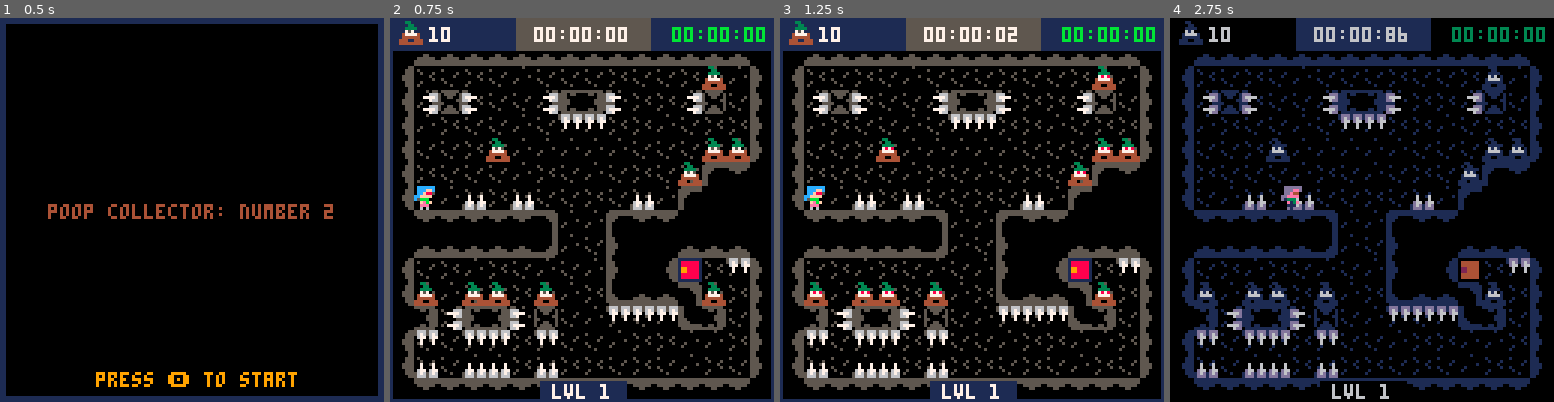
Above: before the commit, frames 1-4 (left to right).
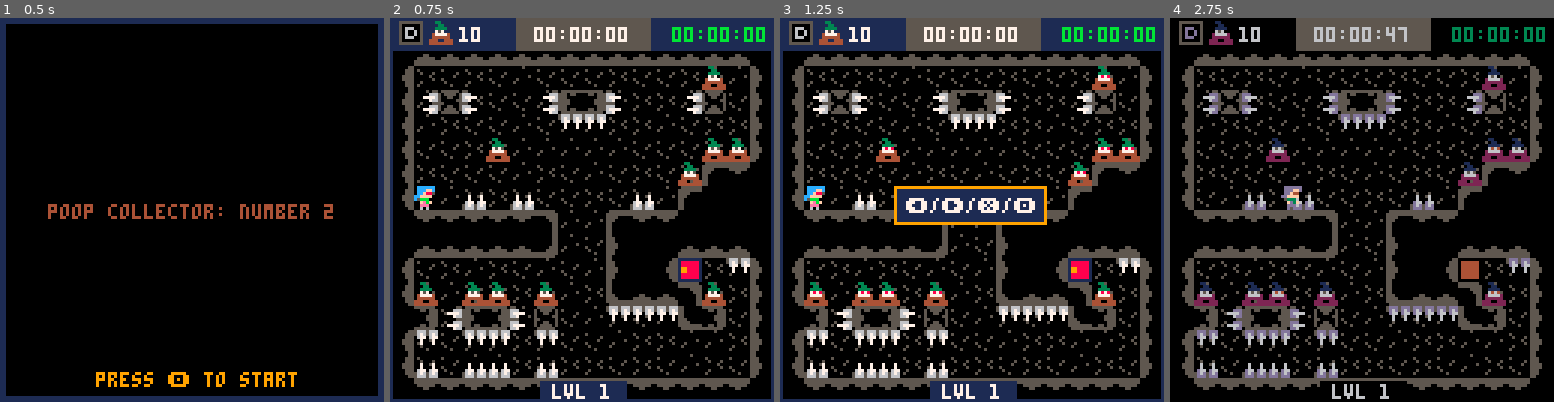
Above: after the commit, the same moments.

Repository: odinn1984/PICO8-Poop-Collector-2
Game: PICO-8 cartridge poop-collector-2.p8
Two runs of this game, one before a commit and one after it. Both use one fixed random seed, a clock stepped at 60 frames per second and the inputs below.
Inputs:
- Up to frame 1 (0.5 s): tap X (X key) at 0.33 s
- Up to frame 2 (0.75 s): tap O (Z key) at 0.7 s
- Up to frame 3 (1.25 s): tap X (X key) at 1.07 s
- Up to frame 4 (2.75 s): hold Right 1.6-2.1 s; tap O (Z key) at 1.7, 2.1, 2.5 s; tap X (X key) at 1.85 s; hold Up 2.15-2.42 s; hold Right from 2.47 s (still down)

Frame 1 is identical in both runs. In frame 2, 0.8% of the frame differs, in the area x 2-24%, y 0-8%; in frame 3, 4.8%; in frame 4, 23%, in the area x 2-97%, y 0-97%.

Commit message:
fix: some minor adjustments and improvements
- Make the poops a bit more random in animation
- Add dash indicator to HUD
- Show restart menu items only when relevant
- Prompt for movement when level starts
- First time a level starts time doesn't start until moving

Diff:
--- a/poop-collector-2.p8
+++ b/poop-collector-2.p8
@@ -38,14 +38,14 @@
 #include src/main.lua
 
 __gfx__
-0000000005555555555555555555555005555550111111111111111100000000000000005555555555555555003300000033000000000000004aa40000000000
-0000000055555555555555555555555555555555188888811bbbbbb10000000000000000544444455999999500033000000330000000000000a00a0000000000
-0070070055550000055555500000555555555555188888811bbbbbb10000000000000000546664455966699500333300003333000000000000a00a0000000000
-0007700055500000000550000000055550055005199888811aabbbb100000000000000005464464559699695007570000078780000000000004aa40000700070
-0007700055000000000000000000005555000055199888811aabbbb100000000000000005464464559699695047777400477774000000000000a000000700070
-0070070055000000000000000000005555000055188888811bbbbbb1000000000000000054666445596669950444444004444440000000000009900006770677
-0000000055000000000000000000005550000005188888811bbbbbb100000000000000005444444559999995444004444440044400000000000a000056765676
-00000000550000000000000000000055500000051111111111111111000000000000000055555555555555554444444444444444000000000009900056665666
+0000000005555555555555555555555005555550111111111111111100000000555555555555555555555555003300000033000000000000004aa40000000000
+0000000055555555555555555555555555555555188888811bbbbbb10000000050000005544444455999999500033000000330000000000000a00a0000000000
+0070070055550000055555500000555555555555188888811bbbbbb10000000050666005546664455966699500333300003333000000000000a00a0000000000
+0007700055500000000550000000055550055005199888811aabbbb100000000506006055464464559699695007570000078780000000000004aa40000700070
+0007700055000000000000000000005555000055199888811aabbbb100000000506006055464464559699695047777400477774000000000000a000000700070
+0070070055000000000000000000005555000055188888811bbbbbb1000000005066600554666445596669950444444004444440000000000009900006770677
+0000000055000000000000000000005550000005188888811bbbbbb100000000500000055444444559999995444004444440044400000000000a000056765676
+00000000550000000000000000000055500000051111111111111111000000005555555555555555555555554444444444444444000000000009900056665666
 00005000550000000000000000000055500000050000000000000000000000000000000000000000000000000066660000666000000000000000000055000000
 00000000555000000000000000000555500000050000000000000000000000000000000000000000000000000600006006000660000000000000000066600000
 00000000555000000000000000000555550000550000000000000000000000000000000000000000000000006007000606070006000000000000000067777000
@@ -58,7 +58,7 @@
 05000000550000000000000000000055500000050000000000000000000000000000000000000000000000006000000660000006000000005888888556765676
 00000050550000000000000000000055550000550000000000000000000000000000000000000000000000006644446666444466000000005800088506770677
 00000500550000000000000000000055550000550000000000000000000000000000000000000000000000000689986006899860000000005800008500700070
-05000000555000000005500000000555500550050000000000000000000000000000000000000000000000000499994004999940000000005800008500700070
+05000000555000000005500000000555500550050000000000000000000000000000000000000000000000000489984004899840000000005800008500700070
 00500000555500000555555000005555555555550000000000000000000000000000000000000000000000000491194004911940000000005800088500000000
 00005000555555555555555555555555555555550000000000000000000000000000000000000000000000000499994004911940000000005888888500000000
 00000000055555555555555555555550055555500000000000000000000000000000000000000000000000000044440000444400000000005555555500000000
@@ -117,7 +117,7 @@
 31f0f0f0f001110000000000000000003101b00141014101b001b0010101110031b0f0f0f0f0f0f0f0f0f0f0f0f0f0113101b11333b101133301b11333b10111
 31b1f2f2f20101b00101f0f0f001011131f2b0010101b0010101b0010101b01131b1f2b1f2b1f2b1f2b1f2b1f201011131f1b1010101b1010101b1010101b111
 0020202030b1110000000000000000003101f0014101f201f001b101b001110031b11323232323232323232323232300310101f2f20101f2f20101f2f2010111
-310101b00101f0f0f0b0102030b001113150b1f0f0f0b1f0f0f0b1f0f0f0b1113101b001b001b001b001b001b001b1110030f0f0a2f0f0f0a2f0f0f0a2f00111
+310101b00101f0f0f0b0102030b001113150b1f0f0f0b1f0f0f0b1f0f0f0b1113101b001b001b001b001b001b001b1110030f0f0b2f0f0f0b2f0f0f0b2f00111
 00000000310111000000000000000000310141014101b00141010101b10111003101b0010101b0010101b0010101b01131010101010101b0b001010150010111
 31b0f0f0f0b0102030b1122232b10111002323232323232323232323233301113101f001f001f001f001f001f00101110000202020202020202020202030b011
 0022000031011100000000000000000031b14101f201f0014101010101b0110031f040f0f0f040f0f0f040f0f0f0b1113101b0f0f0b001f0f001b0f0f0b00111
@@ -125,13 +125,13 @@
 31b0122232011222222222222222220031014101b00141b14101010101b111000020222323232223232322232333b0113101b11333b101103001b11333b10111
 002322222233f2f2f20101b00101b0110020202023232333010101010101b11131e2f201f201f201f201f201f201e01131f201f2f2f20101f2f2f201f2f20111
 3101f2f2f201f2f2f201f2f2f201b01131b14101f001410141010101010111000031f2f2f2f2f2f2f2f2f2f2f2f2b111310101f2f2010111310101f2f2010111
-3101f2f2f20101b00101f0f0f001b11100000031f2f2f2f20101b001b00101113101b001b001b001b001b001b001b11131010101b001010101b0010101010111
+3101f2f2f20101b00101f0f0f001b11100000031f2f2f2f20101b001b00101113101b001b001b001b001b001b001b11131010101010101010101010101010111
 3101b0b0b001b0b0b0010101010101113101410141b1410141b0010101b011000031e2010101b0010101b0010101b01131b001010101b01131b001010101b011
 310101b00101f0f0f0b0102030b0011100000031b001b001b00101010101b0113101f001f001f001f001f001f001011131e201010101b0b0010101b0f0f0b011
 3101f0f0f001f0f0f0e0f0f0f001011131b141014101410141b1010101b111000000300101014001010103010101100031b101010101b11131b101010101b111
 3101f0f0f0b0102030b1110031b101110000000030010101b10101010101b11131b103b103b103b103b103b103b1011100203001010110300101011020202000
 31b1102030b1102030b1102030b1501131f041f041f041f041f0f0f0f0f01100000031f0f0f041f0f0f0f0f0f0f0110031f0f0f0f0f0f01131f0f0f0f0f0f011
-31e2102030b1110031f0110031f0f0110000000031f0f0f0f0f0f0f0f0f0f01131f0f0f0f0f0f0f0f0f0f0f0f0f0f011000031a2a2a21131a2a2a21100000000
+31e2102030b1110031f0110031f0f0110000000031f0f0f0f0f0f0f0f0f0f01131f0f0f0f0f0f0f0f0f0f0f0f0f0f011000031b2b0b21131b2b0b21100000000
 00200000002000000020000000202000002000200020002000202020202000000000002020200020202020202020000000202020202020000020202020202000
 00200000002000000020000000202000000000000020202020202020202020000020202020202020202020202020200000000020202000002020200000000000
 00000000000000000000000000000000000000000000000000000000000000000000000000000000000000000000000000000000000000000000000000000000
@@ -153,13 +153,13 @@
 31010101010101010101010101010111310101010101010101010101010101113101010101010101010101010101011131010101010101010101010101010111
 31010101010101010101010101010111310101010101010101010101010101113101010101010101010101010101011131010101010101010101010101010111
 31010101010101010101010101010111310101010101010101010101010101113101010101010101010101010101011131010101010101010101010101010111
-31010101010101010101010101010111310101010101010101010101010101113101010101010101010101010101011131010101014141010101010101010111
-31010101010101010101010101010111310101010101010101010101010101113101010101010101010101010101011131010101010101010101010101010111
-31010101010101010101010101010111310101010101010101010101010101113101010101010101010101010101011131010101014141410101010101010111
-31010101010101010101010101010111310101010101010101010101010101113101010101010101010101010101011131010101010101010101010101010111
-31010101010101010101010101010111310101010101010101010101010101113101010101010101010101010101011131010101014101414101010101010111
-31010101010101010101010101010111310101010101010101010101010101113101010101010101010101010101011131010101010101010101010101010111
-31010101010101010101010101010111310101010101010101010101010101113101010101010101010101010101011131010101014101014101010101010111
+31010101010101010101010101010111310101010101010101010101010101113101010101010101010101010101011131010101010101010101010101010111
+31010101010101010101010101010111310101010101010101010101010101113101010101010101010101010101011131010101010101010101010101010111
+31010101010101010101010101010111310101010101010101010101010101113101010101010101010101010101011131010101010101010101010101010111
+31010101010101010101010101010111310101010101010101010101010101113101010101010101010101010101011131010101010101010101010101010111
+31010101010101010101010101010111310101010101010101010101010101113101010101010101010101010101011131010101010101010101010101010111
+31010101010101010101010101010111310101010101010101010101010101113101010101010101010101010101011131010101010101010101010101010111
+31010101010101010101010101010111310101010101010101010101010101113101010101010101010101010101011131010101010101010101010101010111
 31010101010101010101010101010111310101010101010101010101010101113101010101010101010101010101011131010101010101010101010101010111
 31010101010101010101010101010111310101010101010101010101010101113101010101010101010101010101011131010101010101010101010101010111
 31e2010101010101010101010101501131e2010101010101010101010101501131e2010101010101010101010101501131e20101010101010101010101015011
--- a/src/const.lua
+++ b/src/const.lua
@@ -46,6 +46,8 @@
 DASH_AQUIRED_LEVEL_NUMBER = 16
 RESET_WAIT_TIME = 35
 STARTING_LEVEL_NUM = 1
+MENU_ITEM_RESTART_IDX = 1
+MENU_ITEM_MAINMENU_IDX = 2
 
 -- Special Characters
 CHAR_BUTTON_O = "🅾️"
@@ -61,3 +63,4 @@
 SFX_BUBBLE_POP = 4
 SFX_LEVEL_CLEAR = 5
 SFX_DASH = 6
+SFX_MOVE_PROMPT = 7
--- a/src/gstate.lua
+++ b/src/gstate.lua
@@ -11,6 +11,17 @@
 
 function SetGameState(newState)
     currentState = newState
+
+    if
+        currentState == STATE_GAME_LOOP or
+        currentState == STATE_GAME_LEVEL_RESET
+    then
+        menuitem(MENU_ITEM_RESTART_IDX, "restart level", ResetCurrentLevel)
+	    menuitem(MENU_ITEM_MAINMENU_IDX, "restart game", ChangeStateMainMenu)
+    else
+        menuitem(MENU_ITEM_RESTART_IDX)
+	    menuitem(MENU_ITEM_MAINMENU_IDX)
+    end
 end
 
 function GameUpdate()
--- a/src/hud.lua
+++ b/src/hud.lua
@@ -15,7 +15,7 @@
     else
         print(
             GetPoopsRemaining(),
-            offset.x + 13,
+            offset.x + 23,
             offset.y + 3,
             txtColor
         )
@@ -23,9 +23,29 @@
 
     spr(
         curSpr,
-        offset.x + 3,
+        offset.x + 13,
         offset.y + 1
     )
+end
+
+local function drawDashState()
+    local offset = GetCurrentLevelPos()
+
+    if Player and Player:DashEnabled() then
+        spr(
+            SPR_DASH_1,
+            offset.x + 3,
+            offset.y + 1
+        )
+    else
+        palt(CLR_BLACK, false)
+        spr(
+            SPR_DASH_DISABLED,
+            offset.x + 3,
+            offset.y + 1
+        )
+        palt(CLR_BLACK, true)
+    end
 end
 
 local function drawCurrentLevel()
@@ -83,10 +103,33 @@
     )
 end
 
+local function promptPlayerMove()
+    if Player and Player:canMove() and not Player:Moved() then
+        local msg =
+            CHAR_BUTTON_LEFT .. '/' ..
+            CHAR_BUTTON_RIGHT .. '/' ..
+            CHAR_BUTTON_X .. '/' ..
+            CHAR_BUTTON_O
+        local offset = GetCurrentLevelPos()
+
+        local rectStartXOffset = offset.x + 56 - (#msg * 2) - 4
+        local rectEndXOffset = offset.x + 56 + (#msg * 2) + 18
+        local rectStartYOffset = offset.y + 56
+        local rectEndYOffset = offset.y + 68
+
+        rectfill(rectStartXOffset, rectStartYOffset, rectEndXOffset, rectEndYOffset, CLR_DARK_BLUE)
+        rect(rectStartXOffset, rectStartYOffset, rectEndXOffset, rectEndYOffset, CLR_ORANGE)
+
+        print(msg, offset.x + 56 - (#msg * 2), offset.y + 60, CLR_WHITE)
+    end
+end
+
 function DrawPlayerHUD()
     drawPlayerTarget()
+    drawDashState()
     drawCurrentLevel()
     drawTimer()
+    promptPlayerMove()
 end
 
 function UpdatePlayerHUD()
--- a/src/main.lua
+++ b/src/main.lua
@@ -2,9 +2,6 @@
 
 function _init()
 	cartdata(APPID)
-
-	menuitem(1, "restart level", ResetCurrentLevel)
-	menuitem(2, "restart game", ChangeStateMainMenu)
 end
 
 function _update60()
--- a/src/pickups/dash.lua
+++ b/src/pickups/dash.lua
@@ -1,5 +1,6 @@
 SPR_DASH_1 = 9
 SPR_DASH_2 = 10
+SPR_DASH_DISABLED = 8
 
 local dashesTable = {}
 local animData = {
--- a/src/pickups/poop.lua
+++ b/src/pickups/poop.lua
@@ -8,7 +8,7 @@
         SPR_POOP,
         SPR_POOP_1
     },
-    interval = 0.5
+    interval = 0.3
 }
 local previousStartSpriteIdx = 0
 local lastPoopId = 0
@@ -114,7 +114,7 @@
         return
     end
 
-    if time() - poop.attributes.animationStart > animData.interval then
+    if time() - poop.attributes.animationStart > (animData.interval + rnd(0.1)) then
         local nextSpriteIdx = poop.attributes.currentSprite - 11
 
         poop.attributes.currentSprite = animData.sprites[((nextSpriteIdx + 1) % #animData.sprites) + 1]
--- a/src/player/player.lua
+++ b/src/player/player.lua
@@ -74,6 +74,7 @@
         isDashing = false,
         onGround = false,
         canMove = false,
+        moved = false,
 
         direction = direction,
         originalDirection = direction,
@@ -134,21 +135,40 @@
 end
 
 function Player:update()
-    if self:canMove() then
+    if self:canMove() and self:Moved() then
         self:updateYMovement()
         self:updateXMovement()
     end
 
     self:animate()
 
-    if time() - self.attributes.invincibleStart >= self.attributes.invincibleDuration then
+    if
+        self.attributes.invincible and
+        time() - self.attributes.invincibleStart >= self.attributes.invincibleDuration
+    then
         self.attributes.invincible = false
         self.attributes.canMove = true
+
+        sfx(SFX_MOVE_PROMPT)
+    end
+
+    if
+        self:canMove() and
+        (
+            btnp(BUTTON_RIGHT) or btnp(BUTTON_LEFT) or
+            btnp(BUTTON_O) or btnp(BUTTON_X)
+        )
+    then
+        self.attributes.moved = true
     end
 end
 
 function Player:canMove()
     return self.attributes.canMove
+end
+
+function Player:Moved()
+    return self.attributes.moved
 end
 
 function Player:updateXMovement()
@@ -193,14 +213,16 @@
     self.attributes.prevP.x = self.attributes.p.x
 end
 
+function Player:DashEnabled()
+    return self.attributes.dashEnabled or (
+        dget(DATA_HAS_DASH_IDX) == 1 and
+        GetCurrentLevelNumber() > DASH_AQUIRED_LEVEL_NUMBER
+    )
+end
+
 function Player:canDash()
     return
-        (
-            self.attributes.dashEnabled or (
-                dget(DATA_HAS_DASH_IDX) == 1 and
-                GetCurrentLevelNumber() > DASH_AQUIRED_LEVEL_NUMBER
-            )
-        ) and
+        self:DashEnabled() and
         self:canMove() and
         not self.attributes.isDashing and
         time() - self.attributes.dashCooldownStartTime > self.attributes.dashCooldown
@@ -444,6 +466,7 @@
     self.attributes.invincible = true
     self.attributes.invincibleStart = time()
     self.attributes.canMove = false
+    self.attributes.moved = false
     self.attributes.isJumping = false
     self.attributes.isDashing = false
     self.attributes.isFalling = false
--- a/src/states/gloop.lua
+++ b/src/states/gloop.lua
@@ -5,7 +5,7 @@
 
     Player:update()
 
-    if Player:canMove() and not IsLevelStartTimeSet() then
+    if Player:Moved() and not IsLevelStartTimeSet() then
         SetCurrentLevelStartTime(time())
     end
 end
Not shown, changed: the sound effects (__sfx__) section of poop-collector-2.p8
